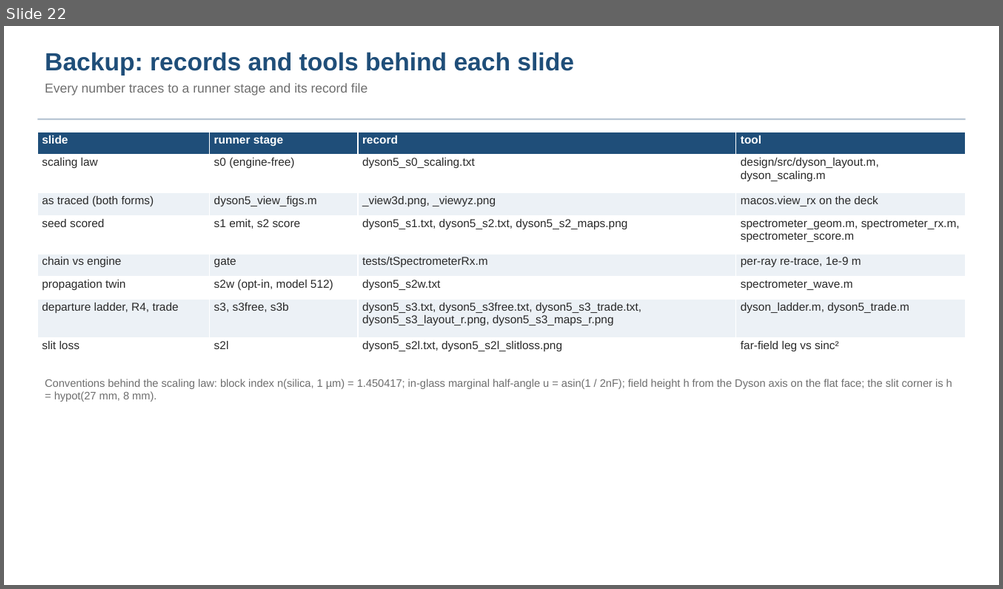
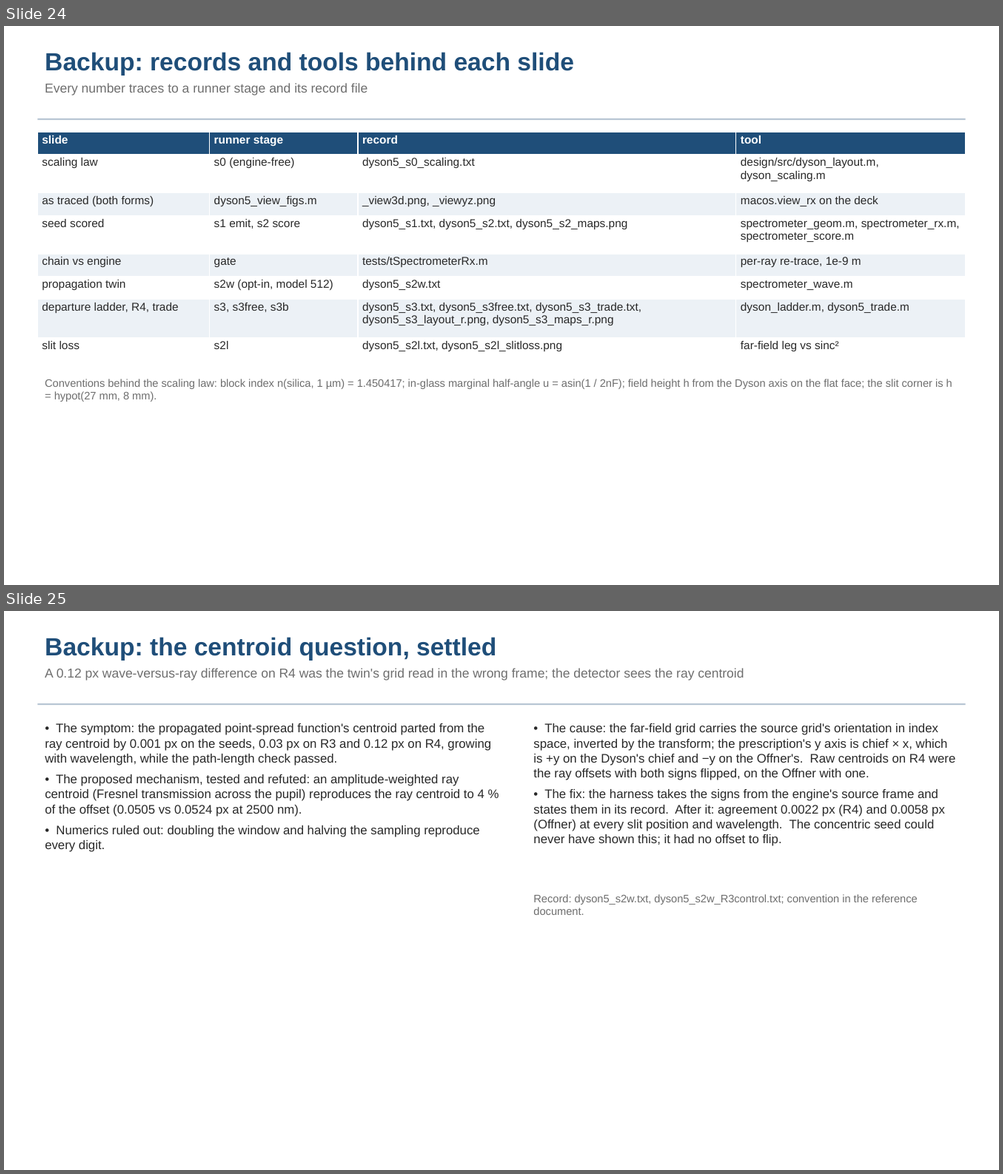
Before and after one commit to nasa-jpl/macos, a slide deck: demo_session/deck_dyson_baseline.pptx. Shown one above the other, each under a label of ours: slide 22 before the commit, slides 24 and 25 after it. The pictures are 1003x589 and 1003x1174 pixels, drawn with LibreOffice and Linux fonts; fonts in the diff are those of the drawing. Boxes give left, top, right and bottom in pixels: in the first picture for what was removed or moved away, otherwise in the second. Text is boxed around its words. In the diff, an @@ line names an element or a change of style, - is before the commit and + after.

```diff
--- a/demo_session/deck_dyson_baseline.pptx
+++ b/demo_session/deck_dyson_baseline.pptx
@@ slide 25 added at bbox=[4, 611, 999, 1170], background #FFFFFF @@
@@ text added at bbox=[45, 637, 743, 681], 12.5 pt, text #6E6E6E @@
+Backup: the centroid question, settled
+A 0.12 px wave-versus-ray difference on R4 was the twin's grid read in the wrong frame; the detector sees the ray centroid
@@ rectangle added at bbox=[37, 703, 965, 705], fill #B8C6D4 @@
@@ text added at bbox=[45, 723, 491, 852], 12 pt, text #282828 @@
+• The symptom: the propagated point-spread function's centroid parted from the ray centroid by 0.001 px on the seeds, 0.03 px on R3 and 0.12 px on R4, growing with wavelength, while the path-length check passed.
+• The proposed mechanism, tested and refuted: an amplitude-weighted ray centroid (Fresnel transmission across the pupil) reproduces the ray centroid to 4 % of the offset (0.0505 vs 0.0524 px at 2500 nm).
+• Numerics ruled out: doubling the window and halving the sampling reproduce every digit.
@@ text added at bbox=[533, 723, 955, 846], 12 pt, text #282828 @@
+• The cause: the far-field grid carries the source grid's orientation in index space, inverted by the transform; the prescription's y axis is chief × x, which is +y on the Dyson's chief and −y on the Offner's. Raw centroids on R4 were the ray offsets with both signs flipped, on the Offner with one.
+• The fix: the harness takes the signs from the engine's source frame and states them in its record. After it: agreement 0.0022 px (R4) and 0.0058 px (Offner) at every slit position and wavelength. The concentric seed could never have shown this; it had no offset to flip.
@@ text added at bbox=[533, 894, 917, 915], 10.5 pt, text #6E6E6E @@
+Record: dyson5_s2w.txt, dyson5_s2w_R3control.txt; convention in the reference document.
@@ what was slide 22 is now slide 24 @@
```
Also in this commit, not shown: 8 slides changed, 3 other slides added, 1 slide removed, 1 other file.
